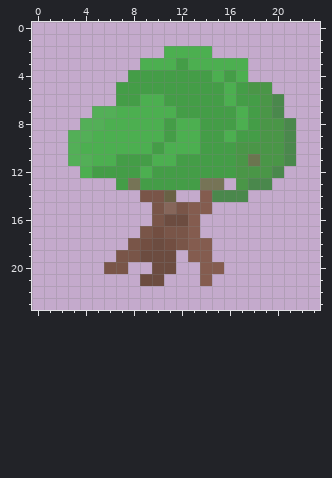
One commit to this pixel-art sprite: sprites/tree1.png. This is how it looked before the edit.
The file is 24x24 pixels. Colours within 5 levels of each other are drawn and written as one.
After the commit:
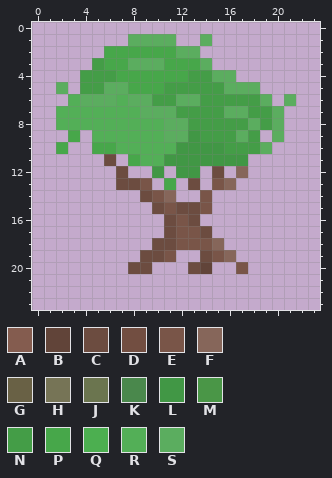
Palette (. is transparent): A #845c4f  B #614439  C #6c4c40  D #724e41  E #795548  F #86665a  G #696145  H #767456  J #6b754f  K #4a884c  L #419745  M #4a9647  N #449d47  P #47a74a  Q #4caf50  R #53af57  S #5bad5f
Difference:
Changed rows in their new state; - is an unchanged pixel.
first column x 2:
 1 ------SSSS--S-------
 2 ----PPPPPPSS.-------
 3 ---NPPSSSPPPS...----
 4 --NNNPPPPPP--SS.----
 5 S-NNSSPPP-----SSS.--
 6 -RSSSRSSN-SS--N--S.S
 7 RRR--RRSSS----SS-NS-
 8 RR--RRRRRSSN---NSNS.
 9 -P.RRRRRRSSL--NS-.S.
10 P..PPRRRRRLLLL-NNS..
11 -...C.PRRLLLLLLL....
12 --...C..L.LL.C.F...-
13 -----CCE.P.C.EF...--
14 -------C-F--E...----
15 --------CECCE-------
16 --------.-EC--------
17 -------..C-EC-------
18 ------..-C-EEF------
19 -----..--E-.CEF-----
20 ----..CC..-CB.-E----
21 -------..---.-------
